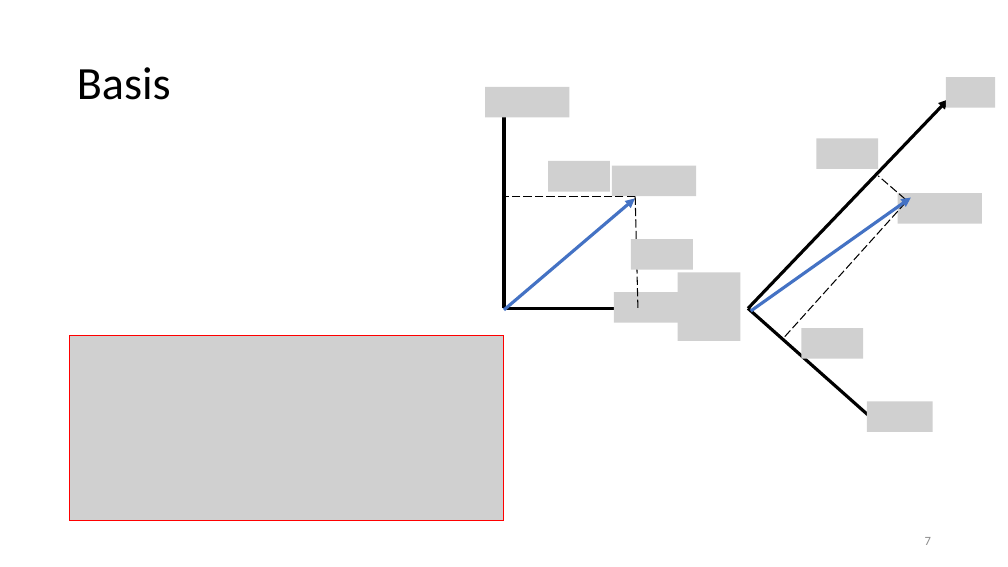
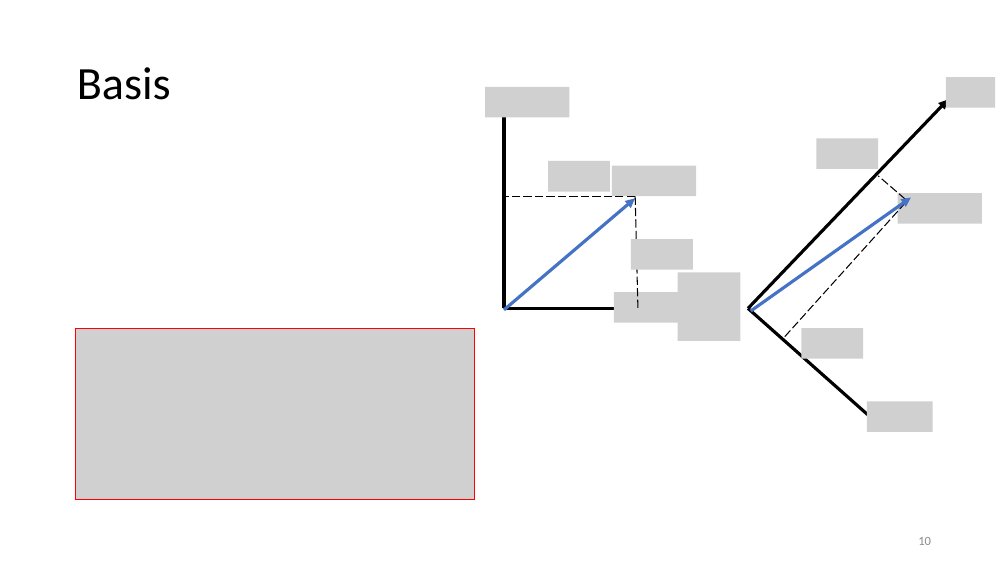
Before and after one commit to vutuanhai237/CourseMaterialsUIT, a slide deck: slide 10 of SExxx-Programming for quantum computer/UPTschool/Qubit and Circuit.pptx (slide 7 before the commit). Drawn at 1008x567 pixels with LibreOffice and Linux fonts; fonts in the diff are those of the drawing; grey boxes stand for pictures. Boxes give left, top, right and bottom in pixels: in the first picture for what was removed or moved away, otherwise in the second. Text is boxed around its words. In the diff, an @@ line names an element or a change of style, - is before the commit and + after.

```diff
--- a/SExxx-Programming for quantum computer/UPTschool/Qubit and Circuit.pptx
+++ b/SExxx-Programming for quantum computer/UPTschool/Qubit and Circuit.pptx
@@ picture: place and size @@
-picture at [70,336,504,520]
+picture at [76,328,475,500]
@@ page number at [918,537,931,545]: text changed @@
-7
+10
```
Also in this commit, not shown: 6 other slides changed, 27 slides added, 6 slides removed, 1 other file.
